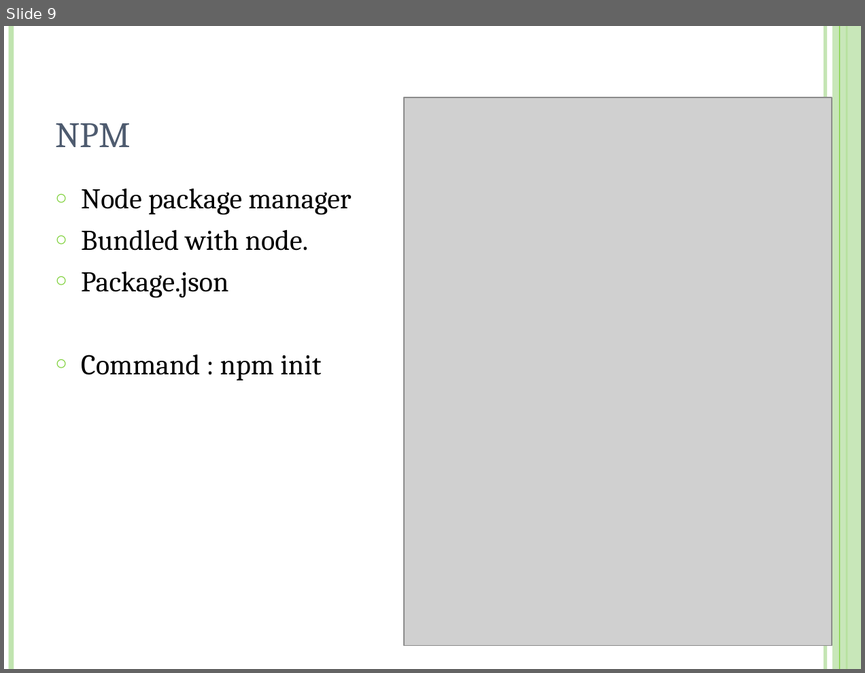
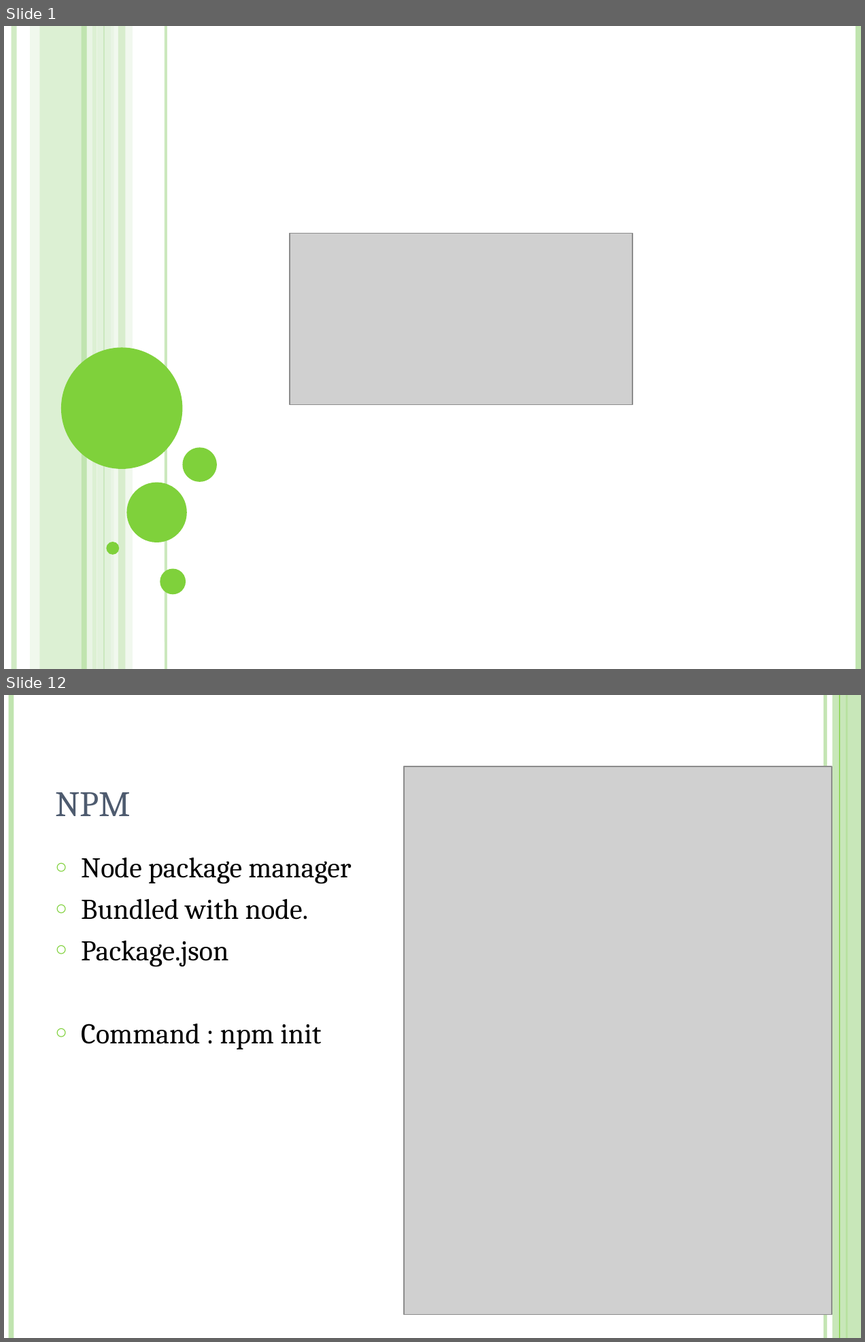
Before and after one commit to lakshmikanthadn/FresherTraining2018-NodeJS, a slide deck: Node js.pptx. Shown one above the other, each under a label of ours: slide 9 before the commit, slides 1 and 12 after it; the slides between them are not shown. The pictures are 865x673 and 865x1342 pixels, drawn with LibreOffice and Linux fonts; fonts in the diff are those of the drawing; grey boxes stand for pictures. Boxes give left, top, right and bottom in pixels: in the first picture for what was removed or moved away, otherwise in the second. Text is boxed around its words. In the diff, an @@ line names an element or a change of style, - is before the commit and + after.

```diff
--- a/Node js.pptx
+++ b/Node js.pptx
@@ slide 1 added at box(4, 26, 861, 669), background #FFFFFF @@
@@ line added from (14, 26) to (14, 669), #C0E5AF 4.5 pt @@
@@ rectangle added at box(30, 26, 39, 669), fill #D8EECE at 36% opacity @@
@@ rectangle added at box(40, 26, 97, 669), fill #C0E5AF at 54% opacity @@
@@ line added from (84, 26) to (84, 669), #C0E5AF 4.5 pt @@
@@ line added from (90, 26) to (90, 669), #ECF7E8 4.5 pt @@
@@ rectangle added at box(96, 26, 113, 669), fill #D8EECE at 70% opacity @@
@@ line added from (104, 26) to (104, 669), #C0E5AF 0.75 pt @@
@@ rectangle added at box(111, 26, 133, 669), fill #ECF7E8 at 71% opacity @@
@@ rectangle added at box(118, 26, 125, 669), fill #C0E5AF at 51% opacity @@
@@ line added from (166, 26) to (166, 669), #C0E5AF 2.25 pt @@
@@ line added from (858, 26) to (858, 669), #C0E5AF 4.5 pt @@
@@ picture added at box(290, 233, 632, 405) @@
@@ ellipse added at box(61, 347, 183, 469), fill #7FD13B @@
@@ ellipse added at box(182, 448, 216, 482), fill #7FD13B @@
@@ ellipse added at box(126, 482, 186, 542), fill #7FD13B @@
@@ ellipse added at box(106, 542, 119, 554), fill #7FD13B @@
@@ ellipse added at box(160, 569, 186, 594), fill #7FD13B @@
@@ what was slide 9 is now slide 12 @@
```
Also in this commit, not shown: 4 slides changed, 7 other slides added, 5 slides removed, 3 other files.
